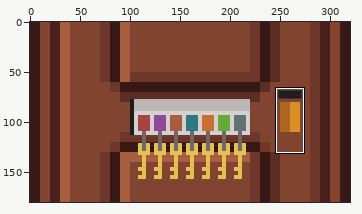
Sprite sheet: game/minigames/minigame_1/door_zoom.png. The first picture is a wide view before the edit; the outline marks the close-up.
Close-up. Before:
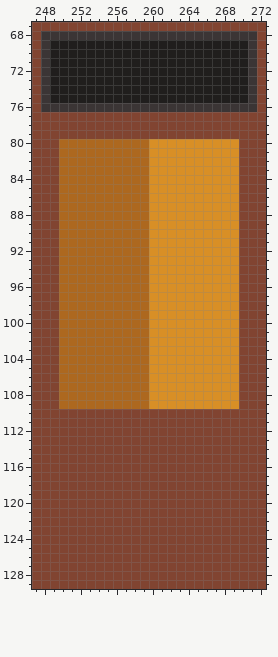
The file is 320x180 pixels. Shown: x 247..272, y 67..129.
The result:
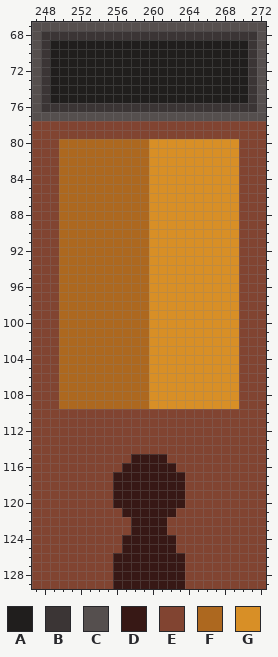
Palette (. is transparent): A #201e1d  B #3b3535  C #554f4e  D #371815  E #814431  F #ad681f  G #d88f26
Edits made:
y 67: x 247..272 EEEEEEEEEEEEEEEEEEEEEEEEEE -> CCCCCCCCCCCCCCCCCCCCCCCCCC
y 68..76: x 247 E -> C; x 272 E -> C
y 77: x 247..272 EEEEEEEEEEEEEEEEEEEEEEEEEE -> CCCCCCCCCCCCCCCCCCCCCCCCCC
y 115: x 258..261 EEEE -> DDDD
y 116: x 257..262 EEEEEE -> DDDDDD
y 117..120: x 256..263 EEEEEEEE -> DDDDDDDD
y 121: x 257..262 EEEEEE -> DDDDDD
y 122..123: x 258..261 EEEE -> DDDD
y 124..125: x 257..262 EEEEEE -> DDDDDD
y 126..129: x 256..263 EEEEEEEE -> DDDDDDDD
Where, in picture pixels (left, top, right, bottom), the same in both close-ups:
changed: (32, 22, 266, 121)
changed: (113, 454, 185, 589)
